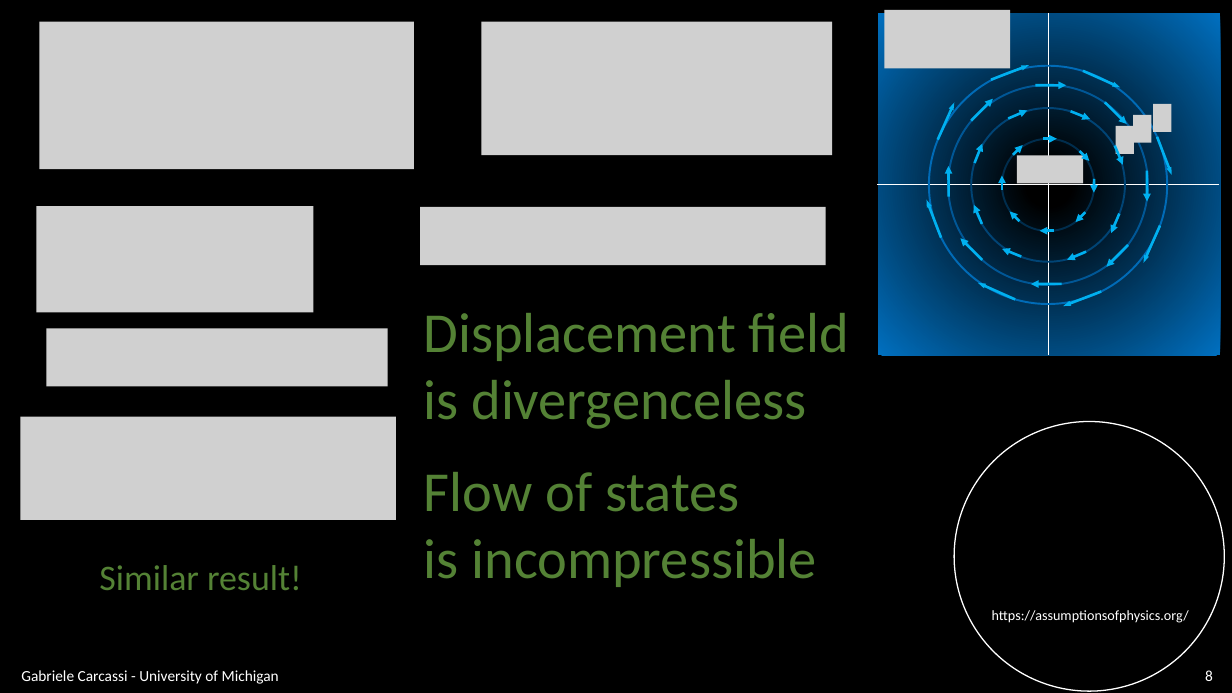
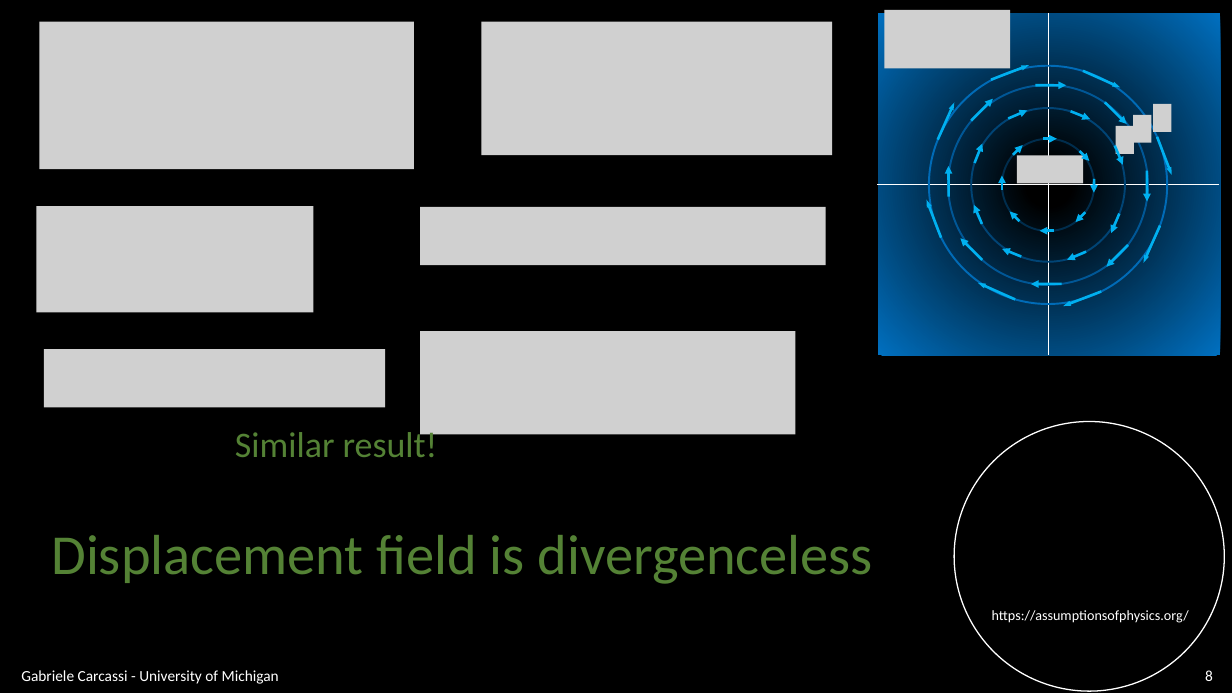
Before and after one commit to assumptionsofphysics/slides, a slide deck: slide 8 of BookCompanions-v2/RP-Class-3.pptx. Drawn at 1232x693 pixels with LibreOffice and Linux fonts; fonts in the diff are those of the drawing; grey boxes stand for pictures; background and template pictures are left out. Boxes give left, top, right and bottom in pixels: in the first picture for what was removed or moved away, otherwise in the second. Text is boxed around its words. In the diff, an @@ line names an element or a change of style, - is before the commit and + after.

```diff
--- a/BookCompanions-v2/RP-Class-3.pptx
+++ b/BookCompanions-v2/RP-Class-3.pptx
@@ picture: place and size @@
-picture at bbox=[46, 328, 387, 386]
+picture at bbox=[43, 349, 384, 408]
@@ picture added at bbox=[421, 331, 796, 434] @@
@@ picture removed at bbox=[20, 417, 396, 520] @@
@@ text "Similar result!" rewrapped from bbox=[99, 565, 302, 590] to bbox=[235, 427, 438, 457] @@
@@ text removed at bbox=[424, 472, 817, 587] @@
-Flow of states
-is incompressible
@@ text "Displacement field is divergenceless" rewrapped from bbox=[424, 313, 849, 429] to bbox=[51, 535, 872, 584] @@
```
Also in this commit, not shown: 8 other slides changed, 3 slides added.
